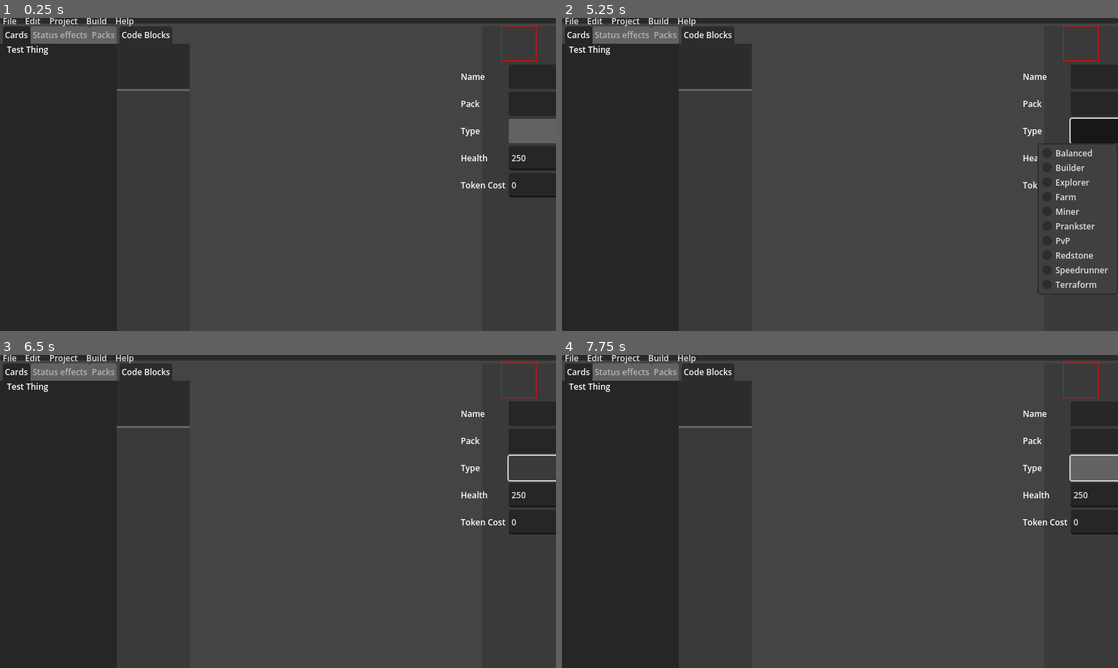
Above: before the commit, frames 1-4 (two rows, left to right).
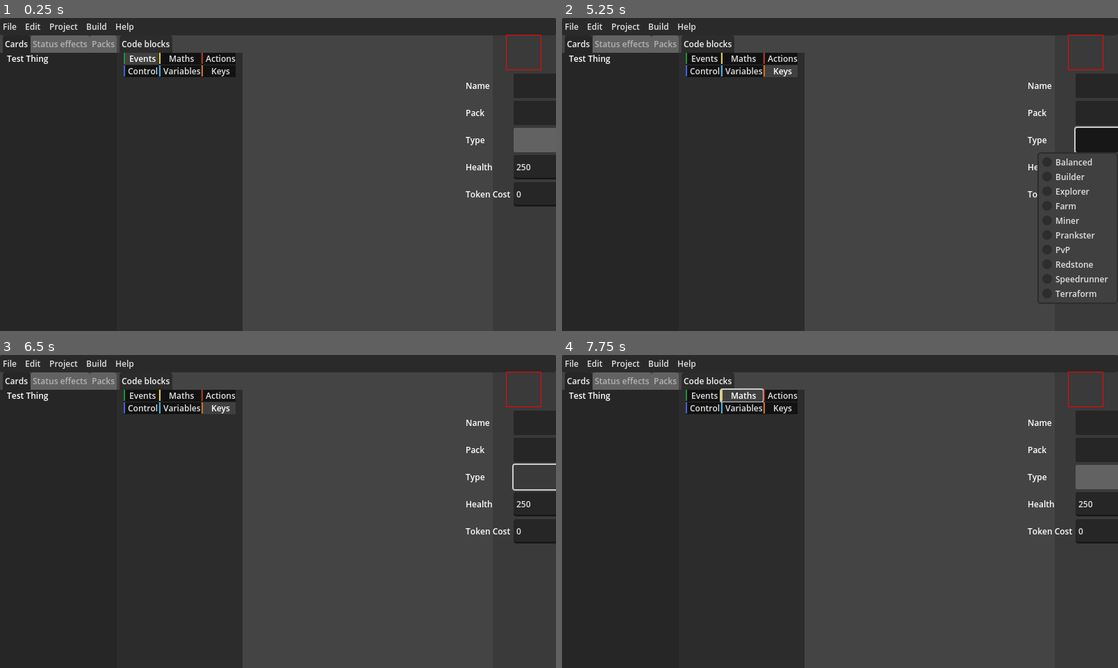
Above: after the commit, the same moments.

Repository: Tyrannicodin/card-creator
Game: Godot game, scene res://scenes/editor.tscn
Same seed, same stepped clock (60 frames per second), same inputs: the game is played once before the commit and once after it. The project has no main scene, so this scene is started directly.
Inputs (mouse positions are in pixels of both pictures, inside the frame that each line leads up to; where the layout moved, square brackets give the same spot in the first picture):
- Up to frame 1 (0.25 s): no input
- Up to frame 2 (5.25 s): click (701, 58) at 0.5 s, where only the run after the commit has a clickable "Events"; click (739, 58) at 1.25 s, where only the run after the commit has a clickable "Maths"; click (778, 58) at 2 s, where only the run after the commit has a clickable "Actions"; click (701, 71) at 2.75 s, where only the run after the commit has a clickable "Control"; click (739, 71) at 3.5 s, where only the run after the commit has a clickable "Variables"; click (778, 71) at 4.25 s, where only the run after the commit has a clickable "Keys"; click (1112, 140) [1106, 130] at 5 s
- Up to frame 3 (6.5 s): click (550, 477) [544, 467] at 5.75 s
- Up to frame 4 (7.75 s): click (701, 395) at 6.5 s, where only the run after the commit has a clickable "Events"; click (739, 395) at 7.25 s, where only the run after the commit has a clickable "Maths"

The runs differ from the first frame. In frame 1, 6.7% of the frame differs, in the area x 0-100%, y 0-61%; in frame 2, 7.5%, in the area x 0-100%, y 0-90%; in frame 3, 6.4%; in frame 4, 6.8%.

Commit message:
Create code block tabs

Diff:
--- /dev/null
+++ b/assets/button_groups/code_category.tres
@@ -0,0 +1,3 @@
+[gd_resource type="ButtonGroup" format=3 uid="uid://ds7eyn0w4sgo6"]
+
+[resource]
--- a/scenes/editor.tscn
+++ b/scenes/editor.tscn
@@ -1,10 +1,15 @@
-[gd_scene load_steps=6 format=3 uid="uid://c1ogyiok588hj"]
+[gd_scene load_steps=12 format=3 uid="uid://c1ogyiok588hj"]
 
 [ext_resource type="Theme" uid="uid://dde7m6q5cfe1u" path="res://assets/themes/main_theme.tres" id="1_ajqyn"]
 [ext_resource type="Theme" uid="uid://behexnarv56jn" path="res://assets/themes/main_theme_light.tres" id="2_ea765"]
-[ext_resource type="StyleBox" path="res://assets/themes/light_panel.tres" id="3_1qhfl"]
-
-[sub_resource type="StyleBoxFlat" id="StyleBoxFlat_wb5dl"]
+[ext_resource type="Theme" uid="uid://dg0qmxc8vjun0" path="res://assets/themes/project_selector.tres" id="3_hvyfh"]
+[ext_resource type="ButtonGroup" uid="uid://ds7eyn0w4sgo6" path="res://assets/button_groups/code_category.tres" id="3_yf862"]
+[ext_resource type="Texture2D" uid="uid://b2e7d1xc4skkd" path="res://assets/sprites/color_bars/events.png" id="5_qtb7d"]
+[ext_resource type="Texture2D" uid="uid://c8myn6eirbrvh" path="res://assets/sprites/color_bars/operators.png" id="6_78n1l"]
+[ext_resource type="Texture2D" uid="uid://2t0o5arb0lsc" path="res://assets/sprites/color_bars/actions.png" id="7_f5t02"]
+[ext_resource type="Texture2D" uid="uid://bs1heiwd16u5c" path="res://assets/sprites/color_bars/control.png" id="8_ax7sr"]
+[ext_resource type="Texture2D" uid="uid://bpo1quln8eda7" path="res://assets/sprites/color_bars/variables.png" id="9_uqwbt"]
+[ext_resource type="Texture2D" uid="uid://cus8tonht43hc" path="res://assets/sprites/color_bars/keys.png" id="10_rxs24"]
 
 [sub_resource type="StyleBoxFlat" id="StyleBoxFlat_icv28"]
 bg_color = Color(0.227451, 0.227451, 0.227451, 1)
@@ -20,6 +25,7 @@
 metadata/_edit_use_anchors_ = true
 
 [node name="Background" type="ColorRect" parent="."]
+z_index = -1
 layout_mode = 1
 anchors_preset = 15
 anchor_right = 1.0
@@ -36,42 +42,31 @@
 grow_horizontal = 2
 grow_vertical = 2
 
-[node name="Control" type="Control" parent="VBoxContainer"]
-layout_mode = 2
-size_flags_vertical = 3
-size_flags_stretch_ratio = 0.01
-
-[node name="Panel" type="Panel" parent="VBoxContainer/Control"]
+[node name="MenuBar" type="MenuBar" parent="VBoxContainer"]
+layout_mode = 2
+theme = ExtResource("1_ajqyn")
+flat = true
+
+[node name="Panel" type="Panel" parent="VBoxContainer/MenuBar"]
+z_index = -1
+z_as_relative = false
 layout_mode = 1
 anchors_preset = 15
 anchor_right = 1.0
 anchor_bottom = 1.0
 grow_horizontal = 2
 grow_vertical = 2
-
-[node name="MenuBar" type="MenuBar" parent="VBoxContainer/Control"]
-layout_mode = 1
-anchors_preset = 15
-anchor_right = 1.0
-anchor_bottom = 1.0
-grow_horizontal = 2
-grow_vertical = 2
-theme = ExtResource("1_ajqyn")
-flat = true
-
-[node name="File" type="PopupMenu" parent="VBoxContainer/Control/MenuBar"]
-
-[node name="Edit" type="PopupMenu" parent="VBoxContainer/Control/MenuBar"]
-
-[node name="Project" type="PopupMenu" parent="VBoxContainer/Control/MenuBar"]
-
-[node name="Build" type="PopupMenu" parent="VBoxContainer/Control/MenuBar"]
-
-[node name="Help" type="PopupMenu" parent="VBoxContainer/Control/MenuBar"]
-
-[node name="HSeparator" type="HSeparator" parent="VBoxContainer"]
-layout_mode = 2
-theme_override_styles/separator = SubResource("StyleBoxFlat_wb5dl")
+mouse_filter = 1
+
+[node name="File" type="PopupMenu" parent="VBoxContainer/MenuBar"]
+
+[node name="Edit" type="PopupMenu" parent="VBoxContainer/MenuBar"]
+
+[node name="Project" type="PopupMenu" parent="VBoxContainer/MenuBar"]
+
+[node name="Build" type="PopupMenu" parent="VBoxContainer/MenuBar"]
+
+[node name="Help" type="PopupMenu" parent="VBoxContainer/MenuBar"]
 
 [node name="MainEditor" type="HBoxContainer" parent="VBoxContainer"]
 layout_mode = 2
@@ -111,26 +106,112 @@
 layout_mode = 2
 theme = ExtResource("1_ajqyn")
 
-[node name="BlockContainer" type="VBoxContainer" parent="VBoxContainer/MainEditor"]
-layout_mode = 2
-size_flags_horizontal = 3
+[node name="TabContainer" type="TabContainer" parent="VBoxContainer/MainEditor"]
+custom_minimum_size = Vector2(0, 90)
+layout_mode = 2
+size_flags_horizontal = 3
+size_flags_vertical = 3
 size_flags_stretch_ratio = 0.15
-theme = ExtResource("1_ajqyn")
-
-[node name="TabContainer" type="TabContainer" parent="VBoxContainer/MainEditor/BlockContainer"]
-custom_minimum_size = Vector2(0, 90)
-layout_mode = 2
 theme = ExtResource("2_ea765")
 clip_tabs = false
 
-[node name="Code Blocks" type="Label" parent="VBoxContainer/MainEditor/BlockContainer/TabContainer"]
-layout_mode = 2
-theme = ExtResource("1_ajqyn")
-
-[node name="Block Area" type="Panel" parent="VBoxContainer/MainEditor/BlockContainer"]
-layout_mode = 2
-size_flags_vertical = 3
-theme_override_styles/panel = ExtResource("3_1qhfl")
+[node name="Code blocks" type="VBoxContainer" parent="VBoxContainer/MainEditor/TabContainer"]
+layout_mode = 2
+
+[node name="GridContainer" type="GridContainer" parent="VBoxContainer/MainEditor/TabContainer/Code blocks"]
+layout_mode = 2
+theme_override_constants/h_separation = 1
+theme_override_constants/v_separation = 1
+columns = 3
+
+[node name="EventsButton" type="Button" parent="VBoxContainer/MainEditor/TabContainer/Code blocks/GridContainer"]
+layout_mode = 2
+size_flags_horizontal = 3
+theme = ExtResource("3_hvyfh")
+toggle_mode = true
+button_pressed = true
+button_group = ExtResource("3_yf862")
+text = "Events"
+icon = ExtResource("5_qtb7d")
+metadata/tab = 0
+
+[node name="OperatorButton" type="Button" parent="VBoxContainer/MainEditor/TabContainer/Code blocks/GridContainer"]
+layout_mode = 2
+size_flags_horizontal = 3
+theme = ExtResource("3_hvyfh")
+toggle_mode = true
+button_group = ExtResource("3_yf862")
+text = "Maths"
+icon = ExtResource("6_78n1l")
+metadata/tab = 1
+
+[node name="ActionButton" type="Button" parent="VBoxContainer/MainEditor/TabContainer/Code blocks/GridContainer"]
+layout_mode = 2
+size_flags_horizontal = 3
+theme = ExtResource("3_hvyfh")
+toggle_mode = true
+button_group = ExtResource("3_yf862")
+text = "Actions"
+icon = ExtResource("7_f5t02")
+metadata/tab = 2
+
+[node name="ControlButton" type="Button" parent="VBoxContainer/MainEditor/TabContainer/Code blocks/GridContainer"]
+layout_mode = 2
+size_flags_horizontal = 3
+theme = ExtResource("3_hvyfh")
+toggle_mode = true
+button_group = ExtResource("3_yf862")
+text = "Control"
+icon = ExtResource("8_ax7sr")
+metadata/tab = 3
+
+[node name="VariablesButton" type="Button" parent="VBoxContainer/MainEditor/TabContainer/Code blocks/GridContainer"]
+layout_mode = 2
+size_flags_horizontal = 3
+theme = ExtResource("3_hvyfh")
+toggle_mode = true
+button_group = ExtResource("3_yf862")
+text = "Variables"
+icon = ExtResource("9_uqwbt")
+metadata/tab = 4
+
+[node name="KeysButton" type="Button" parent="VBoxContainer/MainEditor/TabContainer/Code blocks/GridContainer"]
+layout_mode = 2
+size_flags_horizontal = 3
+theme = ExtResource("3_hvyfh")
+toggle_mode = true
+button_group = ExtResource("3_yf862")
+text = "Keys"
+icon = ExtResource("10_rxs24")
+metadata/tab = 5
+
+[node name="Blocks" type="TabContainer" parent="VBoxContainer/MainEditor/TabContainer/Code blocks"]
+layout_mode = 2
+size_flags_vertical = 3
+tabs_visible = false
+
+[node name="Events" type="VBoxContainer" parent="VBoxContainer/MainEditor/TabContainer/Code blocks/Blocks"]
+layout_mode = 2
+
+[node name="Operators" type="VBoxContainer" parent="VBoxContainer/MainEditor/TabContainer/Code blocks/Blocks"]
+visible = false
+layout_mode = 2
+
+[node name="Actions" type="VBoxContainer" parent="VBoxContainer/MainEditor/TabContainer/Code blocks/Blocks"]
+visible = false
+layout_mode = 2
+
+[node name="Control" type="VBoxContainer" parent="VBoxContainer/MainEditor/TabContainer/Code blocks/Blocks"]
+visible = false
+layout_mode = 2
+
+[node name="Variables" type="VBoxContainer" parent="VBoxContainer/MainEditor/TabContainer/Code blocks/Blocks"]
+visible = false
+layout_mode = 2
+
+[node name="Keys" type="VBoxContainer" parent="VBoxContainer/MainEditor/TabContainer/Code blocks/Blocks"]
+visible = false
+layout_mode = 2
 
 [node name="Codespace" type="Control" parent="VBoxContainer/MainEditor"]
 layout_mode = 2
--- a/scenes/download_test.tscn
+++ b/scenes/project_manager.tscn
@@ -1,11 +1,10 @@
-[gd_scene load_steps=10 format=3 uid="uid://b5va7cxsa3mhf"]
-
-[ext_resource type="Script" path="res://scripts/project_manager/load_projects.gd" id="1_2o8uo"]
-[ext_resource type="Script" path="res://scripts/project_manager/version_label.gd" id="2_ih1ic"]
-[ext_resource type="ButtonGroup" uid="uid://d7aivuku4qo3" path="res://assets/button_groups/project_button.tres" id="2_xhspu"]
-[ext_resource type="Theme" uid="uid://dg0qmxc8vjun0" path="res://assets/themes/project_selector.tres" id="3_hwfbg"]
-[ext_resource type="Script" path="res://scripts/project_manager/download.gd" id="3_sal2g"]
-[ext_resource type="Script" path="res://scripts/project_manager/ButtonManager.gd" id="6_44pjc"]
+[gd_scene load_steps=9 format=3 uid="uid://b5va7cxsa3mhf"]
+
+[ext_resource type="Script" path="res://scripts/project_manager/load_projects.gd" id="1_q8s7o"]
+[ext_resource type="ButtonGroup" uid="uid://d7aivuku4qo3" path="res://assets/button_groups/project_button.tres" id="2_2ub0v"]
+[ext_resource type="Script" path="res://scripts/project_manager/version_label.gd" id="3_s3g1u"]
+[ext_resource type="Script" path="res://scripts/project_manager/download.gd" id="4_kofl7"]
+[ext_resource type="Script" path="res://scripts/project_manager/ButtonManager.gd" id="5_mgpcn"]
 
 [sub_resource type="StyleBoxFlat" id="StyleBoxFlat_ntu3c"]
 bg_color = Color(0.0705882, 0.0705882, 0.0705882, 1)
@@ -106,15 +105,6 @@
 horizontal_alignment = 2
 vertical_alignment = 1
 
-[node name="test2" type="Button" parent="MainContainer/VBoxContainer/ProjectSidebar/MarginContainer/Projects/v0_6_0"]
-layout_mode = 2
-size_flags_vertical = 4
-theme = ExtResource("3_hwfbg")
-toggle_mode = true
-button_group = ExtResource("2_xhspu")
-text = "test"
-alignment = 0
-
 [node name="HSeparator" type="HSeparator" parent="MainContainer/VBoxContainer/ProjectSidebar/MarginContainer/Projects/v0_6_0"]
 layout_mode = 2
 
--- a/scripts/project_manager/ButtonManager.gd
+++ b/scripts/project_manager/ButtonManager.gd
@@ -67,7 +67,7 @@
 	meta["uid"] = unique_name
 
 	var new_loc = GlobalStorage.path.rsplit("/", true, 1)[0]
-	version_dir.copy_absolute(GlobalStorage.path, new_loc + "/" + unique_name)
+	version_dir.copy(GlobalStorage.path, unique_name)
 	var new_meta = FileAccess.open(
 		new_loc + "/" + unique_name + "/hc-tcg-cc/meta.json",
 		FileAccess.WRITE
Binary file added: assets/sprites/color_bars/actions.png
Not shown, added: assets/sprites/color_bars/actions.png.import
Binary file added: assets/sprites/color_bars/control.png
Not shown, added: assets/sprites/color_bars/control.png.import
Binary file added: assets/sprites/color_bars/events.png
Not shown, added: assets/sprites/color_bars/events.png.import
Binary file added: assets/sprites/color_bars/keys.png
Not shown, added: assets/sprites/color_bars/keys.png.import
Binary file added: assets/sprites/color_bars/operators.png
Not shown, added: assets/sprites/color_bars/operators.png.import
Binary file added: assets/sprites/color_bars/variables.png
Not shown, added: assets/sprites/color_bars/variables.png.import
(and 2 more such lines)
